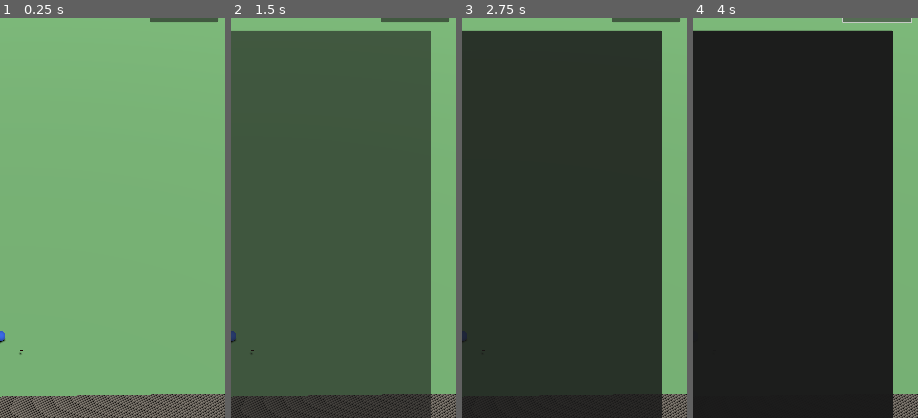
Above: before the commit, frames 1-4 (left to right).
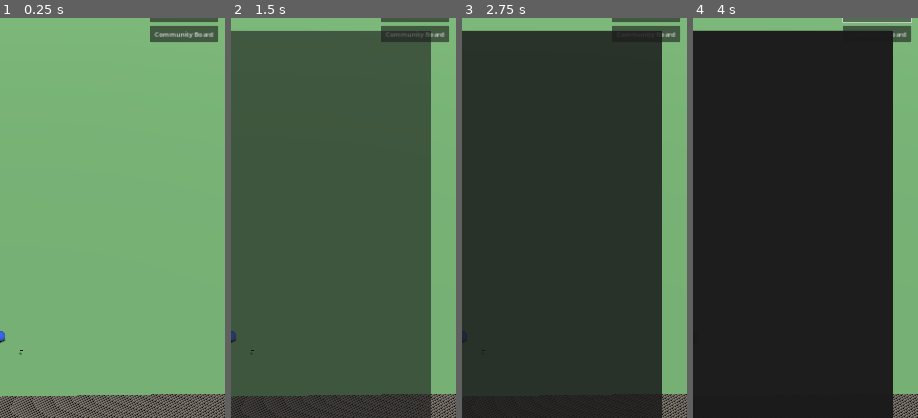
Above: after the commit, the same moments.

Repository: Dominic339/Shared-Skies
Game: Godot game, scene res://scenes/Main.tscn
The game is run twice, just before and just after one commit, with the same random seed, the same clock (stepped at 60 frames per second) and the same inputs.
Inputs (mouse positions are % of the whole screen's width and height, from its top left):
- Up to frame 1 (0.25 s): no input
- Up to frame 2 (1.5 s): click (14, 3) at 0.52 s; type "12" at 0.6 s; click (14, 5) at 0.75 s; type "12" at 0.83 s; click "Atlas" at 1.25 s
- Up to frame 3 (2.75 s): click "Postcards" at 2 s
- Up to frame 4 (4 s): click "Profile Cards" at 2.75 s; click "Waymarks" at 3.5 s
The pictures show only the part of the screen within x 50-100%, y 10-60%; the shares and areas given below are measured in that part.

The runs differ from the first frame. In frame 1, 1.2% of the frame differs, in the area x 66-97%, y 2-6%; in frame 2, 1.1%; in frame 3, 0.6%; in frame 4, 0.6%.

Commit message:
Add Community Board: one bounty per Community, claim_bounty() ledger integration
Backend: community_bounties (one auto-backfilled "visit a Landmark in
this Community" bounty per Community, kept in sync via trigger the same
way profile_card_slots is), community_bounty_claims (one row per
bounty+player, unique-indexed against double-claiming), and
claim_bounty() -- the only path that awards bounty Waymarks. It verifies
eligibility server-side (bounty active, requirement actually met, not
already claimed) before calling award_waymarks() internally, keyed on a
bounty+player idempotency key so a race between concurrent claims (or a
retried request) can never award twice.

Client: a plain list-style Community Board panel (Claim button gated by
requirement-met/already-claimed state) -- this is intentionally the
functional version only. The real Community Board will live as an
in-world menu inside each Community's community center once that visual
piece gets built later.

This closes the first complete Waymark loop: accept/see a bounty ->
satisfy its requirement by visiting a Landmark -> claim it -> see the
balance and history update in the Waymarks screen.

Co-Authored-By: Claude Sonnet 5 <noreply@anthropic.com>
Claude-Session: https://claude.ai/code/session_01AHmiCVGuG2bKpEKrF4VL2r

Diff:
--- a/client/scenes/Main.tscn
+++ b/client/scenes/Main.tscn
@@ -10,6 +10,7 @@
 [ext_resource type="Script" path="res://scripts/postcards_ui.gd" id="8"]
 [ext_resource type="Script" path="res://scripts/profile_cards_ui.gd" id="9"]
 [ext_resource type="Script" path="res://scripts/waymarks_ui.gd" id="10"]
+[ext_resource type="Script" path="res://scripts/community_board_ui.gd" id="11"]
 
 [sub_resource type="PlaneMesh" id="PlaneMesh_1"]
 size = Vector2(6000, 6000)
@@ -150,6 +151,15 @@
 offset_bottom = 200.0
 text = "Waymarks"
 
+[node name="CommunityBoardButton" type="CanvasLayer" parent="."]
+
+[node name="Button" type="Button" parent="CommunityBoardButton"]
+offset_left = 900.0
+offset_top = 208.0
+offset_right = 1064.0
+offset_bottom = 248.0
+text = "Community Board"
+
 [node name="AtlasUI" type="CanvasLayer" parent="."]
 script = ExtResource("6")
 
@@ -347,3 +357,27 @@
 
 [node name="CloseButton" type="Button" parent="WaymarksUI/Panel/VBoxContainer"]
 text = "Close"
+
+[node name="CommunityBoardUI" type="CanvasLayer" parent="."]
+script = ExtResource("11")
+
+[node name="Panel" type="PanelContainer" parent="CommunityBoardUI"]
+offset_left = 60.0
+offset_top = 220.0
+offset_right = 1020.0
+offset_bottom = 1400.0
+
+[node name="VBoxContainer" type="VBoxContainer" parent="CommunityBoardUI/Panel"]
+
+[node name="TitleLabel" type="Label" parent="CommunityBoardUI/Panel/VBoxContainer"]
+theme_override_font_sizes/font_size = 32
+text = "Community Board"
+
+[node name="ScrollContainer" type="ScrollContainer" parent="CommunityBoardUI/Panel/VBoxContainer"]
+size_flags_vertical = 3
+
+[node name="EntriesContainer" type="VBoxContainer" parent="CommunityBoardUI/Panel/VBoxContainer/ScrollContainer"]
+size_flags_horizontal = 3
+
+[node name="CloseButton" type="Button" parent="CommunityBoardUI/Panel/VBoxContainer"]
+text = "Close"
--- /dev/null
+++ b/client/scripts/community_board_ui.gd
@@ -0,0 +1,78 @@
+extends CanvasLayer
+
+# Minimal Community Board: a plain list of every Community's bounty with
+# a Claim button, gated by whether the requirement is currently met and
+# whether it's already been claimed. This will eventually be a proper
+# in-world menu inside each Community's community center -- this flat
+# list is deliberately just the functional version until that visual
+# piece gets built (same "functionality first" call already made for
+# the sign board and Atlas book).
+
+signal closed
+
+@onready var panel: PanelContainer = $Panel
+@onready var entries_container: VBoxContainer = $Panel/VBoxContainer/ScrollContainer/EntriesContainer
+@onready var close_button: Button = $Panel/VBoxContainer/CloseButton
+
+
+func _ready() -> void:
+	close_button.pressed.connect(_on_close_pressed)
+	hide()
+
+
+func show_board() -> void:
+	show()
+	await _load_bounties()
+
+
+func _load_bounties() -> void:
+	for child in entries_container.get_children():
+		child.queue_free()
+
+	var rows: Array = await SupabaseClient.get_table(
+		"community_bounty_status_view",
+		"select=bounty_id,community_name,title,description,reward_amount,claimed,requirement_met"
+		+ "&order=community_name"
+	)
+
+	for row: Dictionary in rows:
+		var row_box := HBoxContainer.new()
+		var label := Label.new()
+		label.size_flags_horizontal = Control.SIZE_EXPAND_FILL
+
+		var claimed: bool = row.get("claimed", false)
+		var requirement_met: bool = row.get("requirement_met", false)
+		var status := "claimed" if claimed else ("ready" if requirement_met else "not yet met")
+		label.text = "%s -- %s (%d Waymarks) [%s]" % [
+			row.get("community_name", ""), row.get("title", ""), row.get("reward_amount", 0), status
+		]
+		row_box.add_child(label)
+
+		if not claimed:
+			var claim_button := Button.new()
+			claim_button.text = "Claim"
+			claim_button.disabled = not requirement_met
+			claim_button.pressed.connect(_on_claim_pressed.bind(row.get("bounty_id", "")))
+			row_box.add_child(claim_button)
+
+		entries_container.add_child(row_box)
+
+
+func _on_claim_pressed(bounty_id: String) -> void:
+	var result: Variant = await SupabaseClient.call_rpc("claim_bounty", {"p_bounty_id": bounty_id})
+	if result is Dictionary and result.is_empty():
+		print("Failed to claim bounty %s" % bounty_id)
+	await _load_bounties()
+
+
+func _on_close_pressed() -> void:
+	hide()
+	closed.emit()
+
+
+# Used by main.gd's global Escape handler, same pattern as the other UIs.
+func close_topmost() -> bool:
+	if not visible:
+		return false
+	_on_close_pressed()
+	return true
--- a/client/scripts/main.gd
+++ b/client/scripts/main.gd
@@ -40,6 +40,8 @@
 @onready var profile_cards_ui: CanvasLayer = $ProfileCardsUI
 @onready var waymarks_button: Button = $WaymarksButton/Button
 @onready var waymarks_ui: CanvasLayer = $WaymarksUI
+@onready var community_board_button: Button = $CommunityBoardButton/Button
+@onready var community_board_ui: CanvasLayer = $CommunityBoardUI
 
 var markers_by_landmark_id: Dictionary = {}
 var focused_marker: LandmarkMarker = null
@@ -56,6 +58,7 @@
 	postcards_button.pressed.connect(_on_postcards_button_pressed)
 	profile_cards_button.pressed.connect(_on_profile_cards_button_pressed)
 	waymarks_button.pressed.connect(_on_waymarks_button_pressed)
+	community_board_button.pressed.connect(_on_community_board_button_pressed)
 
 	if not SupabaseClient.is_ready:
 		await SupabaseClient.authenticated
@@ -95,6 +98,8 @@
 		if profile_cards_ui.close_topmost():
 			return
 		if waymarks_ui.close_topmost():
+			return
+		if community_board_ui.close_topmost():
 			return
 		if landmark_display.close_topmost():
 			return
@@ -241,6 +246,10 @@
 	waymarks_ui.show_waymarks()
 
 
+func _on_community_board_button_pressed() -> void:
+	community_board_ui.show_board()
+
+
 func _record_visit(marker: LandmarkMarker) -> void:
 	var is_first := not marker.visited
 	marker.set_visited(true)  # optimistic -- avoids double-recording if tapped again before this resolves
Not shown, added: supabase/migrations/20260725000000_community_bounties.sql
Not shown, added: supabase/migrations/20260725010000_claim_bounty_function.sql
Not shown, added: supabase/migrations/20260725020000_community_bounty_status_view.sql
